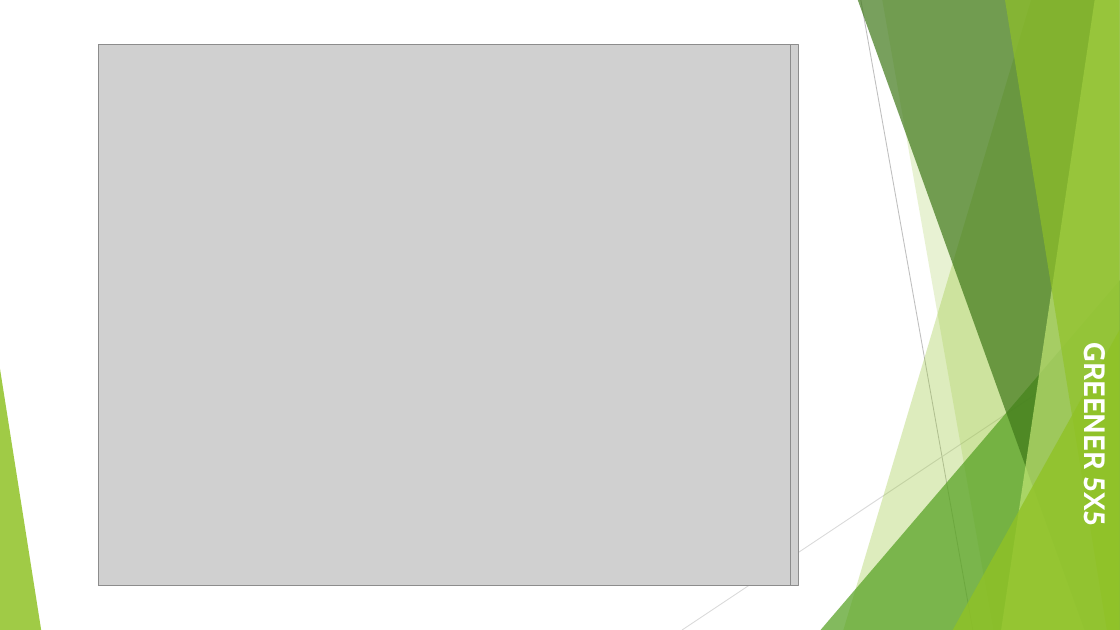
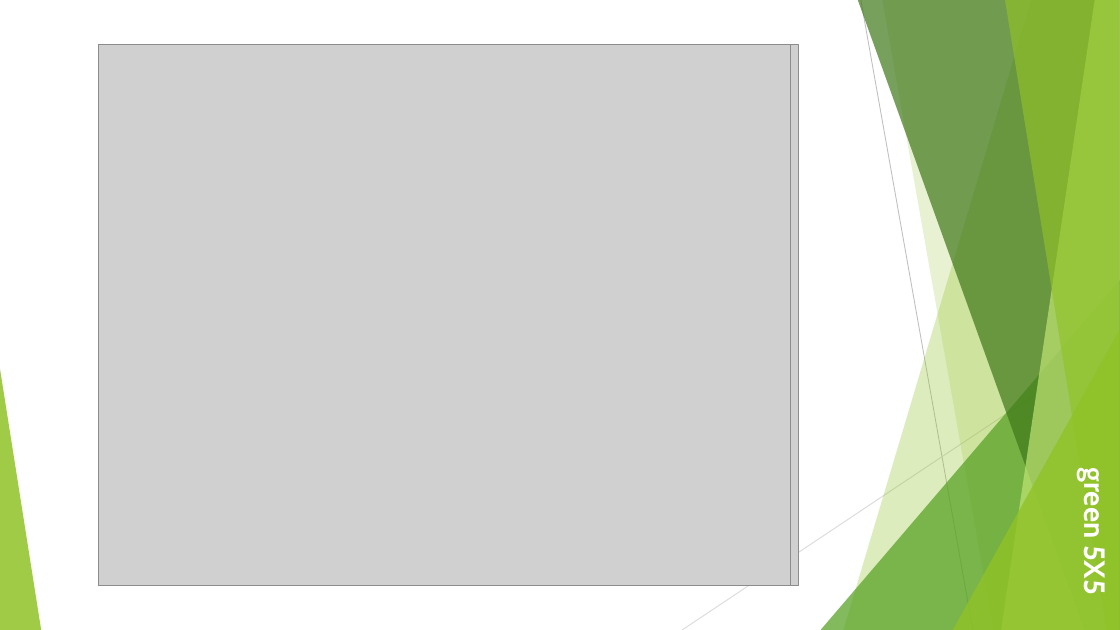
Before and after one commit to RBrucePitt/2026AGHACKATHON, a slide deck: slide 3 of Presentation/Green5x5.pptx. Drawn at 1120x630 pixels with LibreOffice and Linux fonts; fonts in the diff are those of the drawing; grey boxes stand for pictures. Boxes give left, top, right and bottom in pixels: in the first picture for what was removed or moved away, otherwise in the second. Text is boxed around its words. In the diff, an @@ line names an element or a change of style, - is before the commit and + after.

```diff
--- a/Presentation/Green5x5.pptx
+++ b/Presentation/Green5x5.pptx
@@ title at box(1077, 474, 1113, 594): text changed @@
-GREENER 5X5
+green 5X5
```
Also in this commit, not shown: 4 other slides changed, 1 slide removed.
